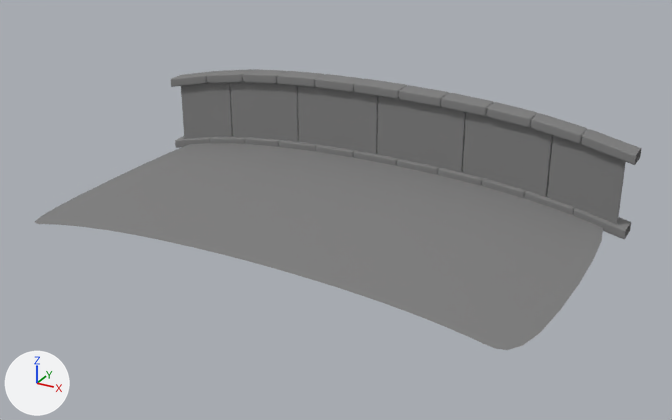
The Blender file village/village-cut3.blend, before and after one commit.
The view is the same before and after, from a 50 mm lens placed at (13.1, -21.3, 10.2), pointed at (1.4, -0.1, -0.4). Lighting does not change. The marker at lower left points along +X, +Y and +Z.

Objects in the first picture: 'ground', 'stones', 'wall'.
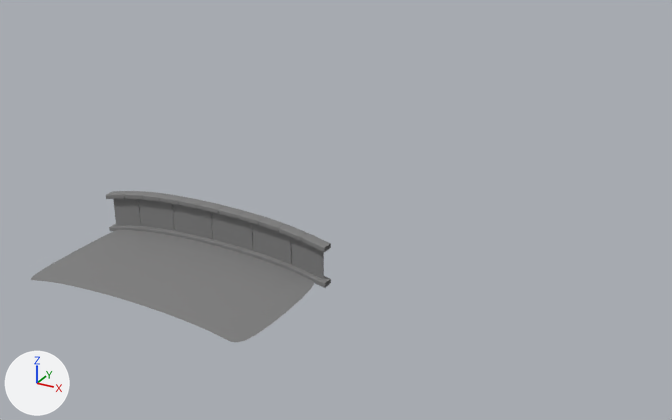
Where the change shows, as pixel boxes [x1, y1, x2, y2] in the pictures (672 x 420 px):
'ground', moved, rescaled (50% narrower, 46% shorter)
    before: [35, 143, 603, 350]
    after: [31, 230, 315, 342]
'wall', moved, rescaled (52% narrower, 43% shorter)
    before: [181, 82, 626, 224]
    after: [113, 198, 324, 279]
'stones', moved, rescaled (52% narrower, 43% shorter)
    before: [171, 69, 641, 239]
    after: [106, 191, 331, 288]

The edits, one by one:
Object 'ground' (ob_ground) moves from (0.0, 0.0, 0.0) to (0.0, -6.18, 0.26).
Object 'ground' (ob_ground) is rescaled from (5.77, 5.77, 5.77) to (2.29, 2.29, 2.29).
Object 'wall' (ob_wall) moves from (0.0, 0.0, 0.0) to (0.0, -6.11, 0.28).
Object 'wall' (ob_wall) is rescaled from (5.77, 5.77, 5.77) to (2.29, 2.29, 2.29).
Object 'stones' (ob_stones) moves from (0.0, 0.0, 0.0) to (0.0, -6.18, 0.26).
Object 'stones' (ob_stones) is rescaled from (5.77, 5.77, 5.77) to (2.29, 2.29, 2.29).
